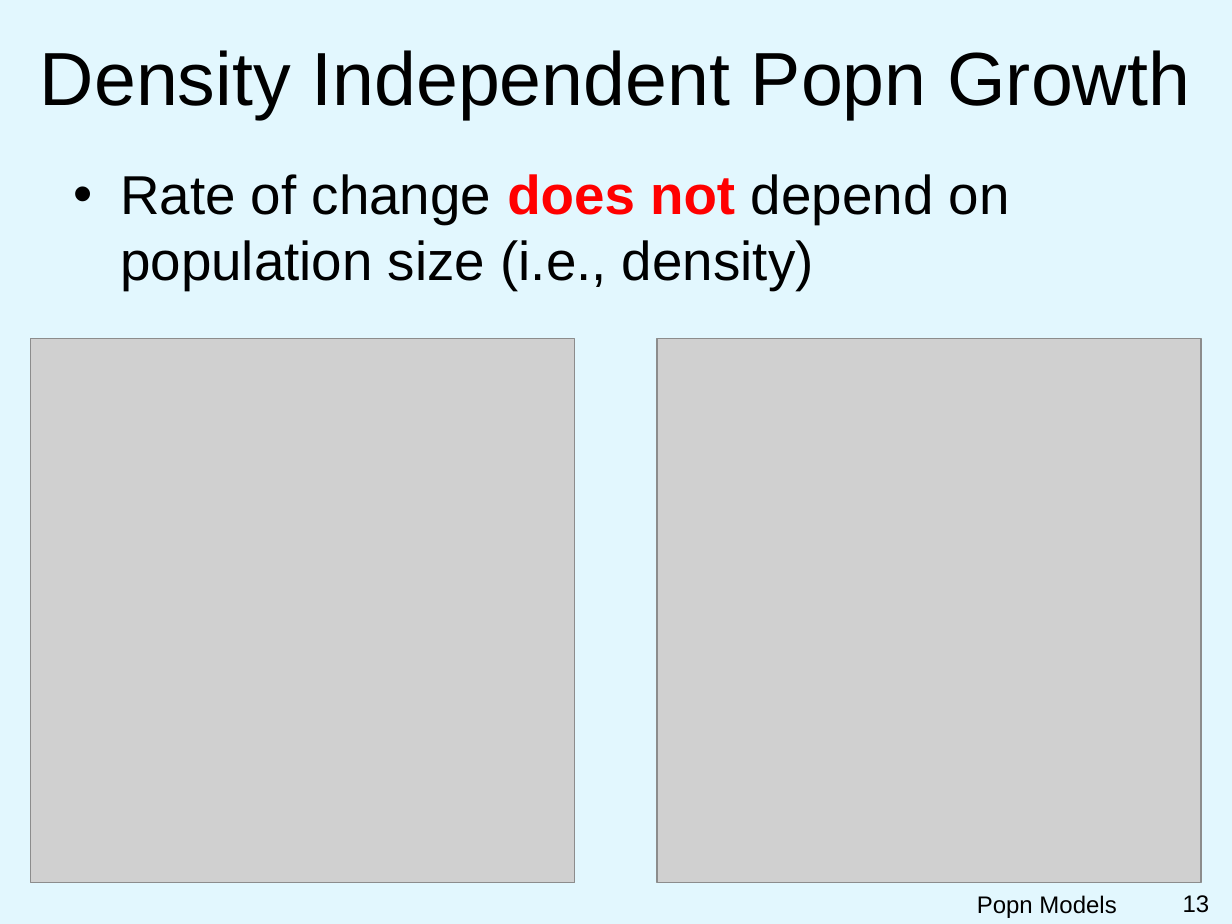
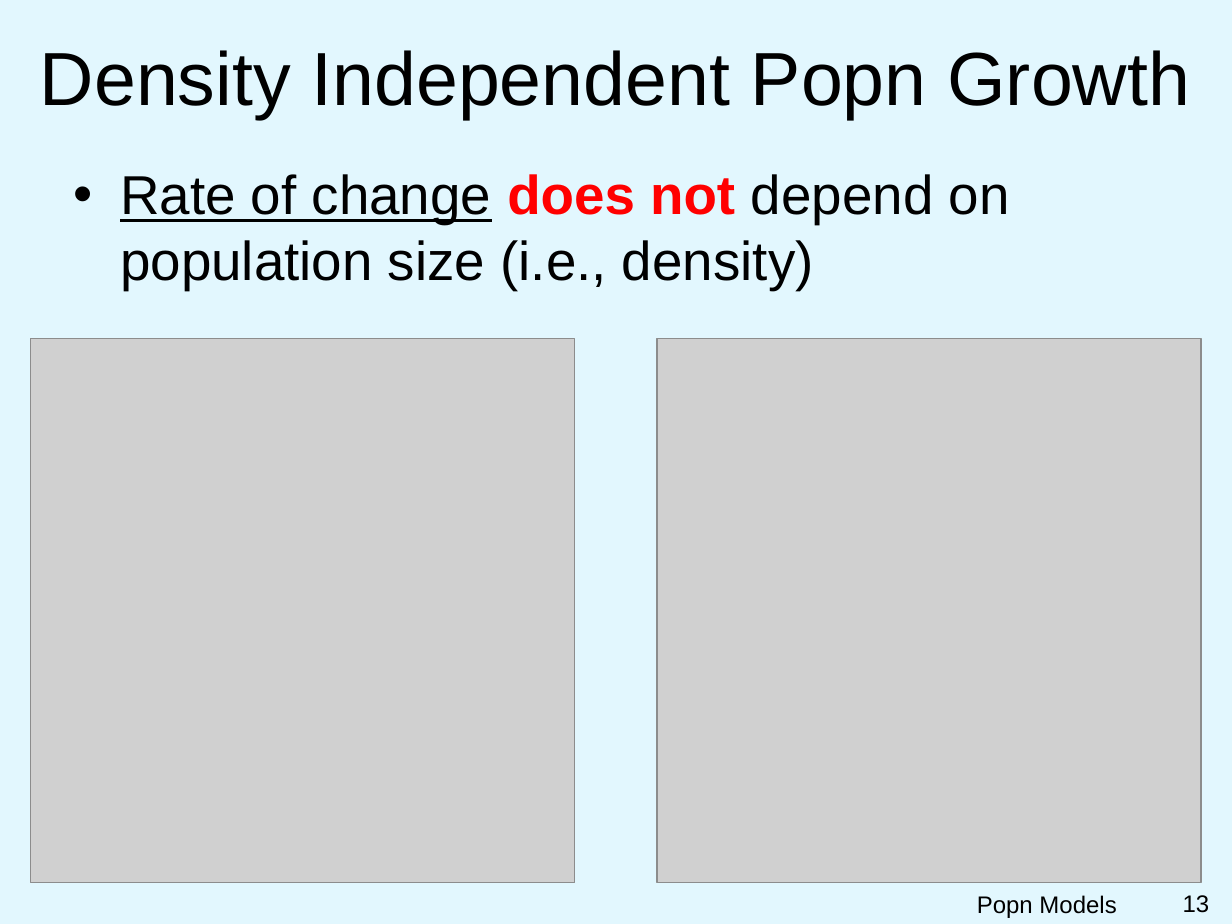
Before and after one commit to droglenc/NCNRS349, a slide deck: slide 13 of modules/FoundationalModels/PPT_Models.pptx. Drawn at 1232x924 pixels with LibreOffice and Linux fonts; fonts in the diff are those of the drawing; grey boxes stand for pictures; background and template pictures are left out. Boxes give left, top, right and bottom in pixels: in the first picture for what was removed or moved away, otherwise in the second. Text is boxed around its words. In the diff, an @@ line names an element or a change of style, - is before the commit and + after.

```diff
--- a/modules/FoundationalModels/PPT_Models.pptx
+++ b/modules/FoundationalModels/PPT_Models.pptx
@@ text "Rate of change does not ..." at <box>120,174,1010,290</box>: underline on in "Rate of change" @@
```
Also in this commit, not shown: 2 other slides changed.
